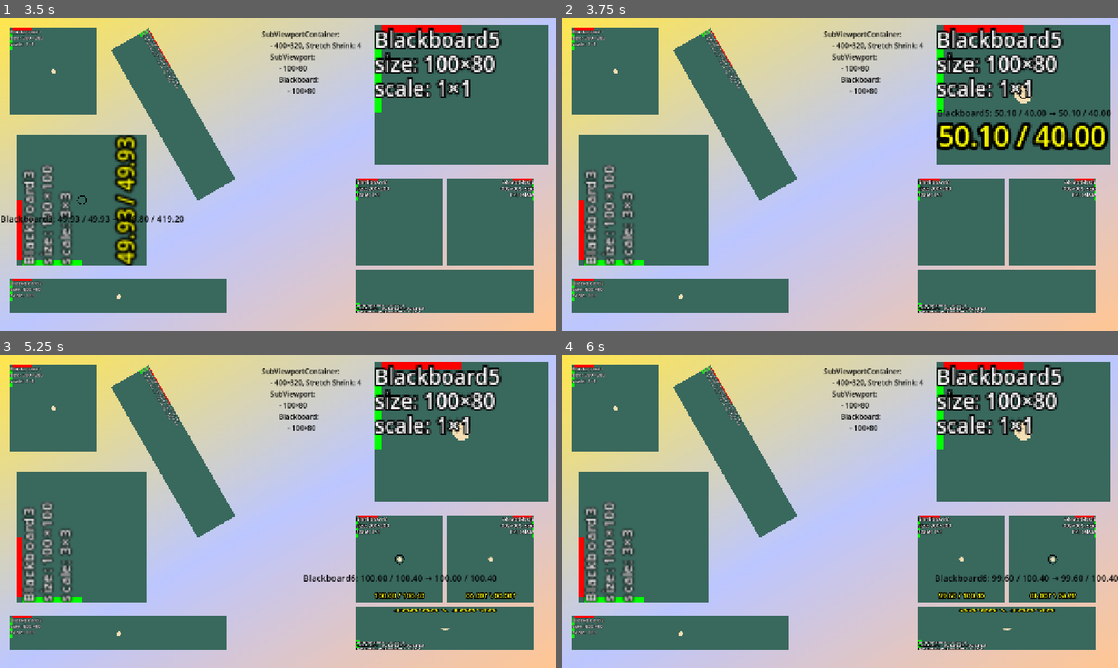
Above: before the commit, frames 1-4 (two rows, left to right).
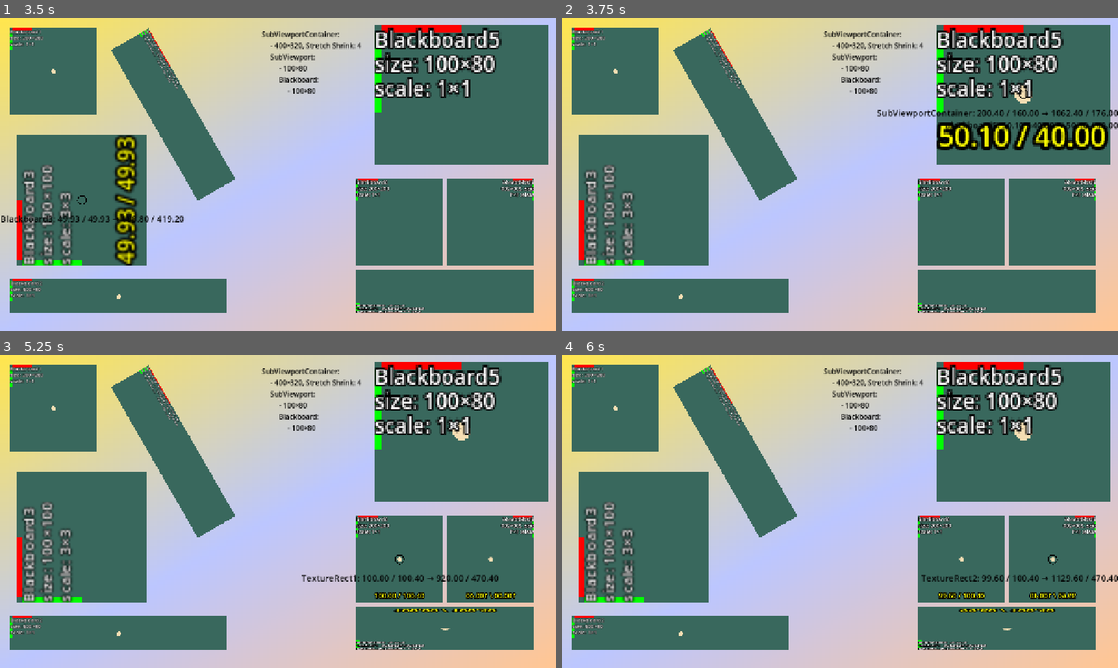
Above: after the commit, the same moments.

Repository: Toxe/godot-coordinate-systems
Game: Godot game, scene res://scenes/main.tscn
Two runs of this game, one before a commit and one after it. Both use one fixed random seed, a clock stepped at 60 frames per second and the inputs below.
Inputs (mouse positions are in pixels of both pictures, inside the frame that each line leads up to):
- Up to frame 1 (3.5 s): tap Enter at 0.5, 2 s; move the mouse to (55, 71) at 0.52 s; click (55, 71) at 0.67 s; tap Space at 1.25, 2.75 s; move the mouse to (172, 115) at 1.27 s; click (172, 115) at 1.42 s; move the mouse to (116, 296) at 2.02 s; click (116, 296) at 2.17 s; move the mouse to (83, 199) at 2.77 s; click (83, 199) at 2.92 s
- Up to frame 2 (3.75 s): tap Enter at 3.5 s; move the mouse to (1023, 93) at 3.52 s; click (1023, 93) at 3.67 s
- Up to frame 3 (5.25 s): tap Space at 4.25 s; click (461, 430) at 4.42 s; move the mouse to (400, 558) at 5.02 s; click (400, 558) at 5.17 s
- Up to frame 4 (6 s): move the mouse to (1051, 558) at 5.77 s; click (1051, 558) at 5.92 s

Frame 1 is identical in both runs. In frame 2, 0.7% of the frame differs, in the area x 56-100%, y 29-36%; in frame 3, 0.5%; in frame 4, 0.4%.

Commit message:
Extend from GUIMouseListener

Diff:
--- a/CoordinateSystems/scenes/blackboard.gd
+++ b/CoordinateSystems/scenes/blackboard.gd
@@ -1,4 +1,4 @@
-class_name Blackboard extends Control
+class_name Blackboard extends GUIMouseListener
 
 var dots: PackedVector2Array
 
@@ -16,11 +16,12 @@
 
 
 func _gui_input(event: InputEvent) -> void:
-    var mouse_event: InputEventMouse= event as InputEventMouse
+    super._gui_input(event) # call GUIMouseListener
+
+    var mouse_event: InputEventMouse = event as InputEventMouse
     if mouse_event:
         coords_label.text = Format.format_position(mouse_event.position)
         coords_label.visible = true
-        Events.mouse_moved.emit(self, mouse_event.position)
 
         if mouse_event.button_mask == 1:
             if get_global_rect().has_point(mouse_event.global_position):
--- a/CoordinateSystems/scenes/input_forwarder.gd
+++ b/CoordinateSystems/scenes/input_forwarder.gd
@@ -1,10 +1,8 @@
-class_name InputForwarder extends Control
+class_name InputForwarder extends GUIMouseListener
 
 @export var sub_viewport: SubViewport
 
 
 func _gui_input(event: InputEvent) -> void:
-    var mouse_motion_event: InputEventMouseMotion = event as InputEventMouseMotion
-    if mouse_motion_event:
-        Events.mouse_moved.emit(self, mouse_motion_event.position)
+    super._gui_input(event) # call GUIMouseListener
     sub_viewport.push_input(event)
